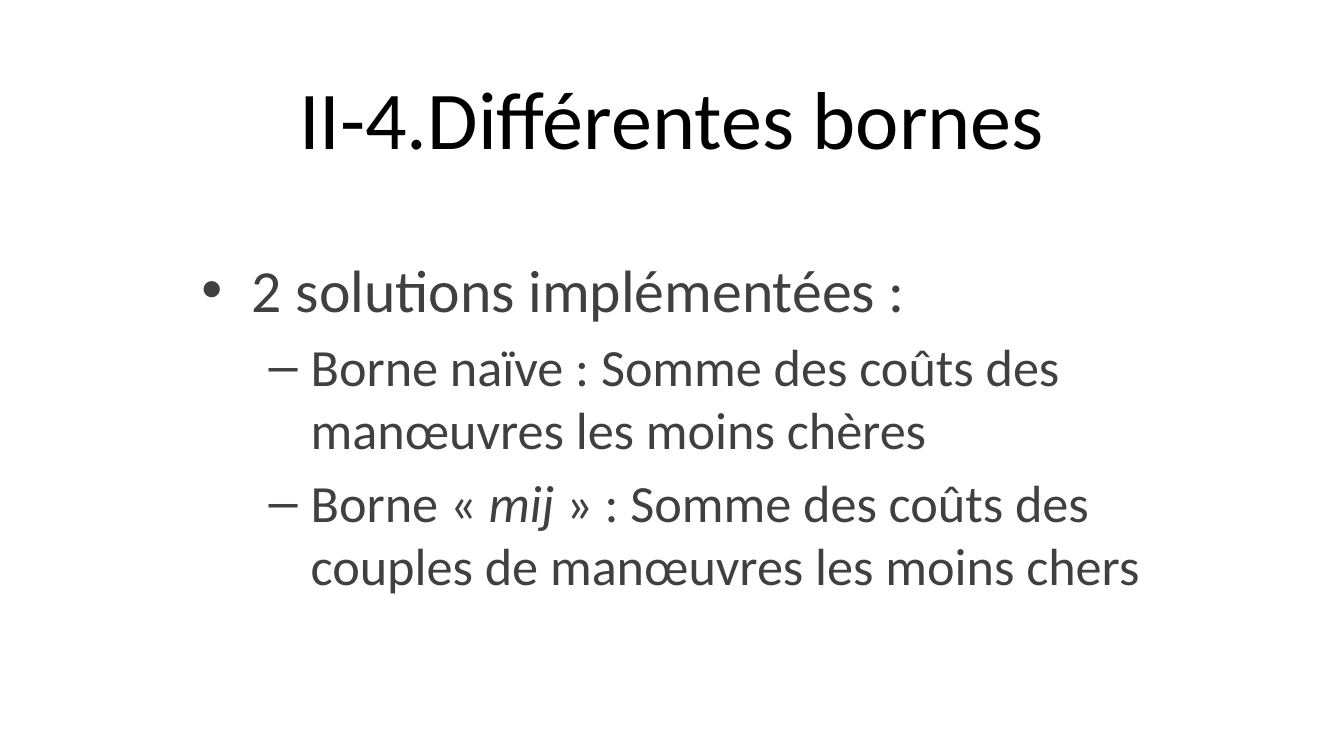
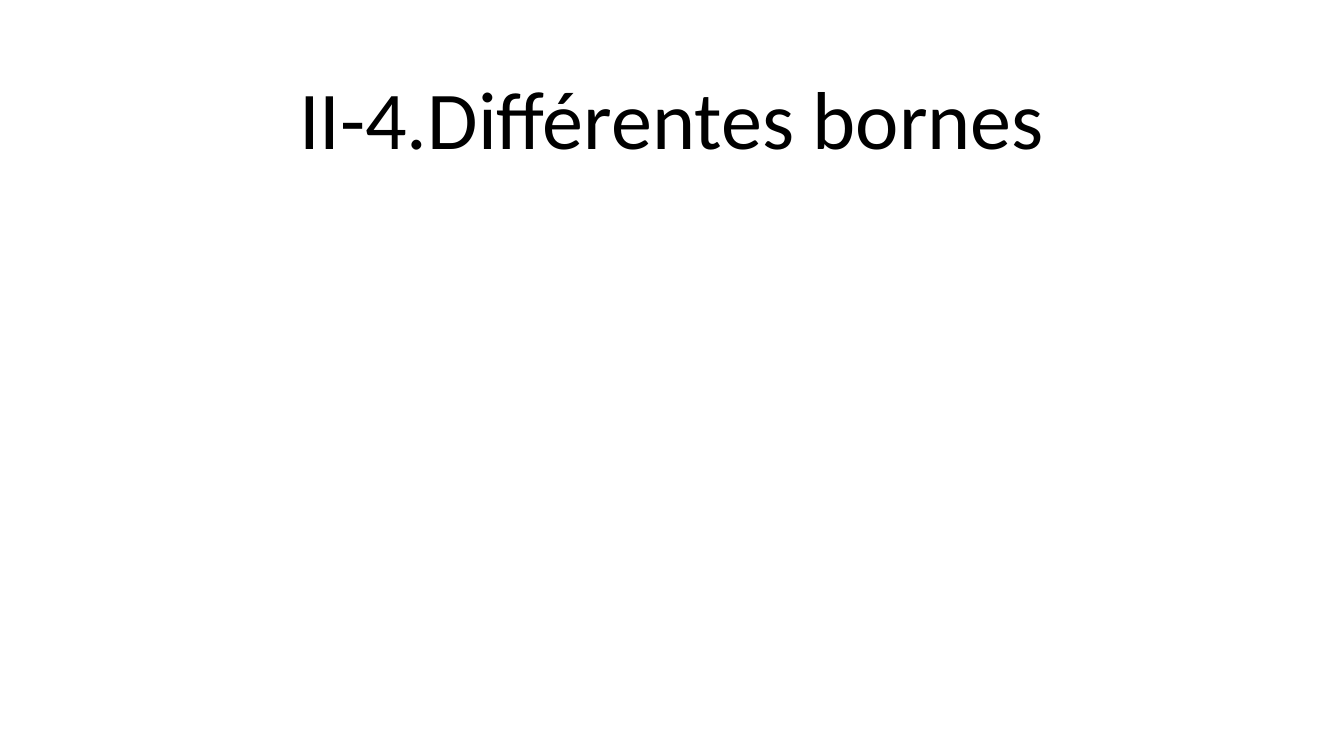
Before and after one commit to doriancoste/conflicts_resolution, a slide deck: slide 13 of presentation.pptx. Drawn at 1344x756 pixels with LibreOffice and Linux fonts; fonts in the diff are those of the drawing; grey boxes stand for pictures; background and template pictures are left out. Boxes give left, top, right and bottom in pixels: in the first picture for what was removed or moved away, otherwise in the second. Text is boxed around its words. In the diff, an @@ line names an element or a change of style, - is before the commit and + after.

```diff
--- a/presentation.pptx
+++ b/presentation.pptx
@@ text removed at box(252, 270, 1139, 594) @@
-• 2 solutions implémentées :
-  – Borne naïve : Somme des coûts des manœuvres les moins chères
-  – Borne « mij » : Somme des coûts des couples de manœuvres les moins chers
```
Also in this commit, not shown: 8 other slides changed, 1 slide removed, 1 other file.
